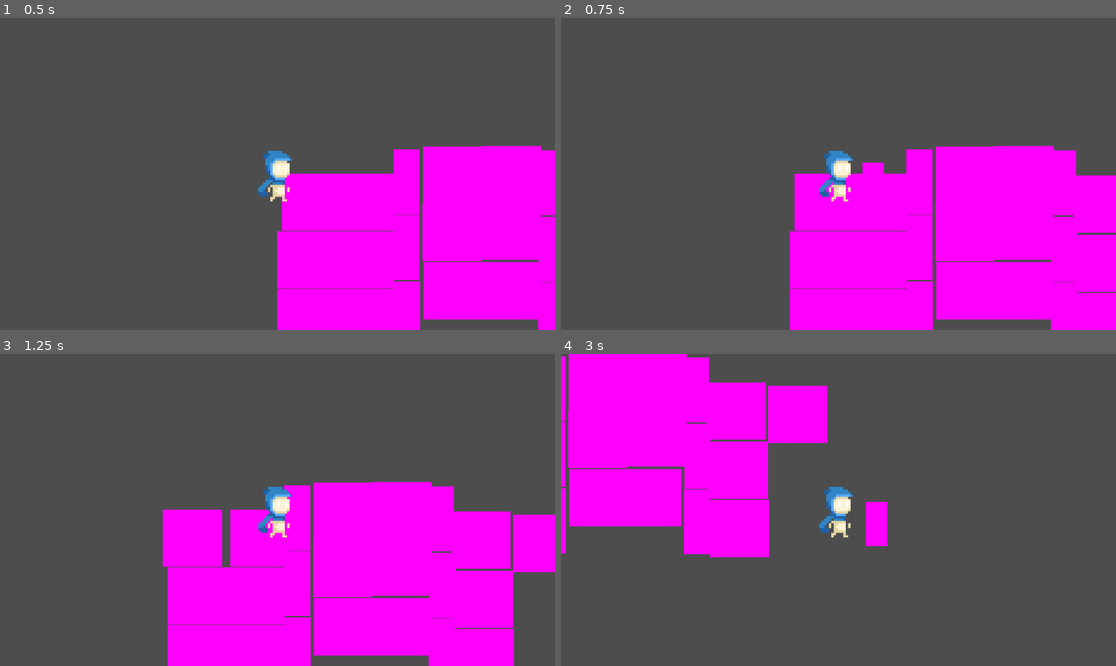
Above: before the commit, frames 1-4 (two rows, left to right).
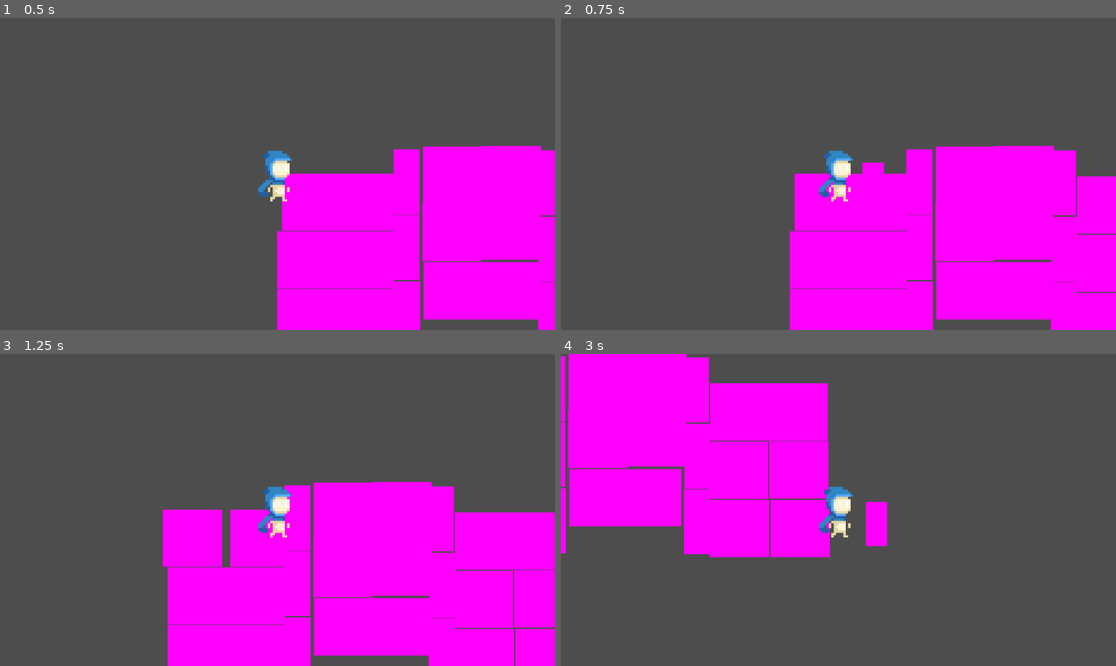
Above: after the commit, the same moments.

Repository: MD-Hamza/ClusterFall
Game: Godot game, scene res://States/PlayState.tscn
The game is run twice, just before and just after one commit, with the same random seed, the same clock (stepped at 60 frames per second) and the same inputs. This scene is started directly instead of the project's main scene.
Inputs (mouse positions are in pixels of both pictures, inside the frame that each line leads up to):
- Up to frame 1 (0.5 s): no input
- Up to frame 2 (0.75 s): tap Enter at 0.5 s; move the mouse to (960, 158) at 0.52 s; hold D (ui_right) from 0.53 s (still down); click (960, 158) at 0.6 s
- Up to frame 3 (1.25 s): keep holding D (ui_right)
- Up to frame 4 (3 s): move the mouse to (727, 525) at 1.27 s; release D (ui_right) at 1.28 s; hold S (ui_down) 1.28-2.03 s; right-click (727, 525) at 1.35 s; move the mouse to (894, 441) at 2.02 s; hold D (ui_right) 2.03-2.78 s; click (894, 441) at 2.1 s; move the mouse to (810, 572) at 2.77 s; hold W (ui_up) from 2.78 s (still down); right-click (810, 572) at 2.85 s

Frame 1 is identical in both runs. In frame 2, 0.1% of the frame differs, in the area x 92-100%, y 50-70%; in frame 3, 2.5%; in frame 4, 4.2%, in the area x 26-49%, y 9-66%.

Commit message:
Update PlayState.tscn

Diff:
--- a/States/PlayState.tscn
+++ b/States/PlayState.tscn
@@ -62,7 +62,7 @@
 position = Vector2(424, 184)
 
 [node name="Tile13" parent="." instance=ExtResource("2_84226")]
-position = Vector2(717, 11)
+position = Vector2(718, 6)
 
 [node name="Walls4" parent="." instance=ExtResource("6_iws00")]
 position = Vector2(566, 19)
@@ -73,11 +73,17 @@
 [node name="Walls6" parent="." instance=ExtResource("6_iws00")]
 position = Vector2(568, 293)
 
+[node name="Tile18" parent="." instance=ExtResource("2_84226")]
+position = Vector2(722, 248)
+
 [node name="Tile14" parent="." instance=ExtResource("2_84226")]
 position = Vector2(596, 248)
 
 [node name="Tile15" parent="." instance=ExtResource("2_84226")]
-position = Vector2(589, 4)
+position = Vector2(596, 6)
+
+[node name="Tile17" parent="." instance=ExtResource("2_84226")]
+position = Vector2(719, 126)
 
 [node name="Tile16" parent="." instance=ExtResource("2_84226")]
 position = Vector2(594, 127)
